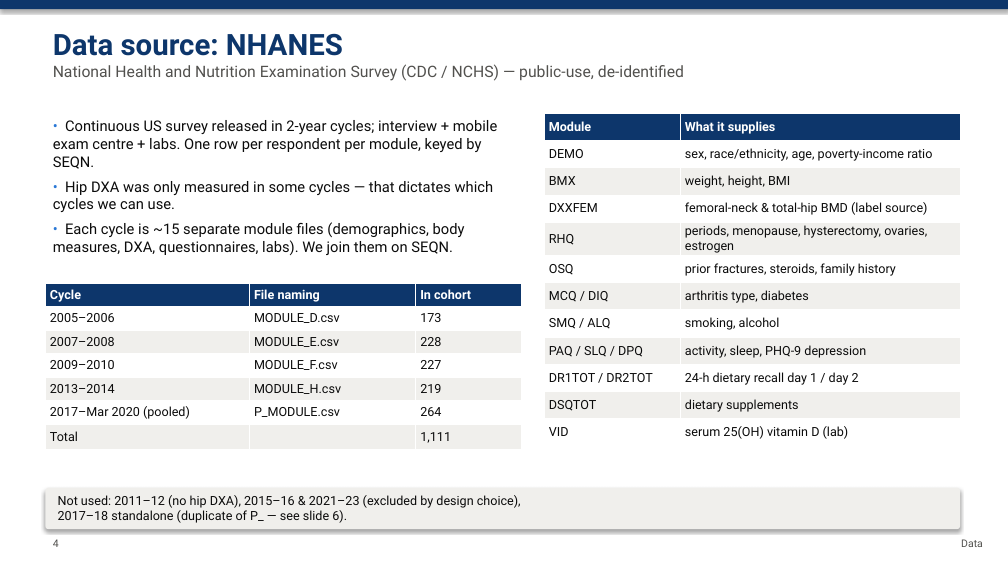
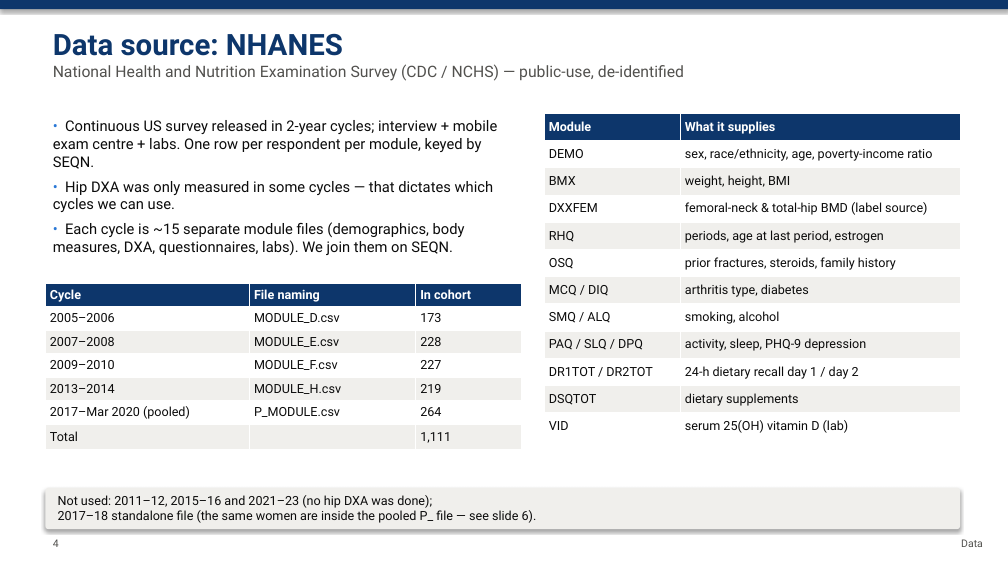
Before and after one commit to am12-dev/sf_26-27, a slide deck: slide 4 of Notes/presentation_ml_engineer/Osteoporosis_ML_Briefing_for_ML_Engineer.pptx. Drawn at 1008x567 pixels with LibreOffice and Linux fonts; fonts in the diff are those of the drawing. Boxes give left, top, right and bottom in pixels: in the first picture for what was removed or moved away, otherwise in the second. Text is boxed around its words. In the diff, an @@ line names an element or a change of style, - is before the commit and + after.

```diff
--- a/Notes/presentation_ml_engineer/Osteoporosis_ML_Briefing_for_ML_Engineer.pptx
+++ b/Notes/presentation_ml_engineer/Osteoporosis_ML_Briefing_for_ML_Engineer.pptx
@@ table at (544,113,960,440) @@
-row 5, column 2: periods, menopause, hysterectomy, ovaries, estrogen
+row 5, column 2: periods, age at last period, estrogen
@@ text in rounded rectangle at (58,495,537,523): text changed @@
-Not used: 2011–12 (no hip DXA), 2015–16 & 2021–23 (excluded by design choice),
-2017–18 standalone (duplicate of P_ — see slide 6).
+Not used: 2011–12, 2015–16 and 2021–23 (no hip DXA was done);
+2017–18 standalone file (the same women are inside the pooled P_ file — see slide 6).
```
Also in this commit, not shown: 18 other slides changed, 7 slides added, 5 slides removed, 6 other files.
